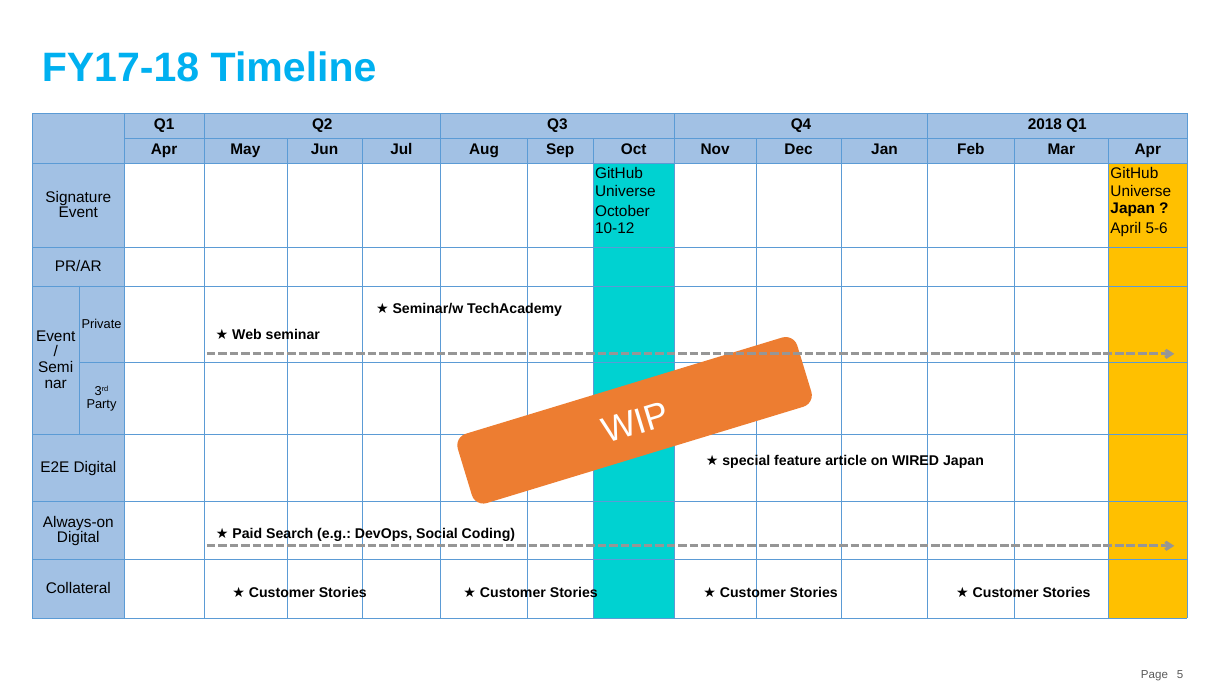
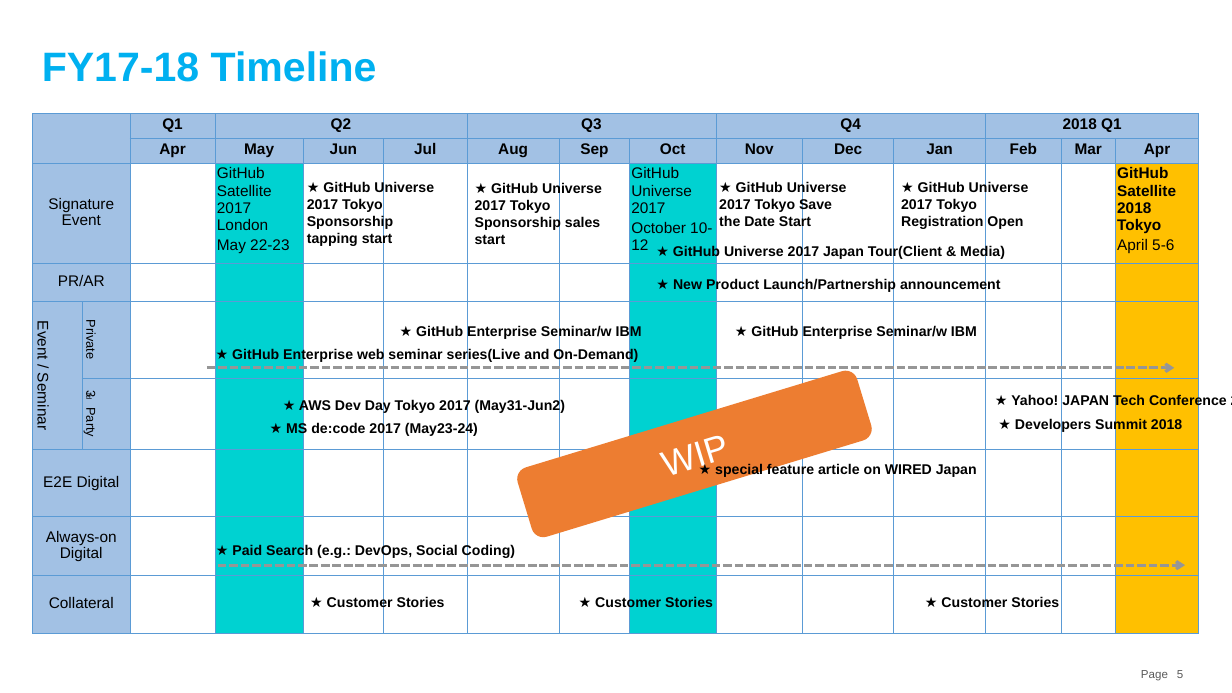
Before and after one commit to souebina/GitHub-Japan-Marketing-Plan, a slide deck: slide 5 of GitHub Japan Marketing Strategy.pptx. Drawn at 1232x693 pixels with LibreOffice and Linux fonts; fonts in the diff are those of the drawing. Boxes give left, top, right and bottom in pixels: in the first picture for what was removed or moved away, otherwise in the second. Text is boxed around its words. In the diff, an @@ line names an element or a change of style, - is before the commit and + after.

Commit message:
Update calendar

```diff
--- a/GitHub Japan Marketing Strategy.pptx
+++ b/GitHub Japan Marketing Strategy.pptx
@@ table at [32, 114, 1199, 634] @@
-row 3: Signature Event |  |  |  |  |  |  |  | GitHub Universe / October 10-12 |  |  |  |  |  | GitHub Universe Japan ? / April 5-6
+row 3: Signature Event |  |  | GitHub Satellite 2017 London / May 22-23 |  |  |  |  | GitHub Universe 2017 / October 10-12 |  |  |  |  |  | GitHub Satellite 2018 Tokyo / April 5-6
@@ fill #FFFFFF to #00D2D1 in 7 cells @@
@@ table: place and size @@
-table at [32, 114, 1188, 618]
+table at [32, 114, 1199, 634]
@@ text added at [307, 181, 434, 247], 11 pt, text #000000, bold @@
+★ GitHub Universe
+2017 Tokyo Sponsorship tapping start
@@ text added at [475, 182, 602, 244], 11 pt, text #000000, bold @@
+★ GitHub Universe
+2017 Tokyo Sponsorship sales start
@@ text added at [719, 181, 847, 230], 11 pt, text #000000, bold @@
+★ GitHub Universe
+2017 Tokyo Save the Date Start
@@ text added at [901, 181, 1029, 229], 11 pt, text #000000, bold @@
+★ GitHub Universe
+2017 Tokyo Registration Open
@@ text added at [673, 245, 1005, 260], 11 pt, text #000000, bold @@
+★ GitHub Universe 2017 Japan Tour(Client & Media)
@@ text added at [673, 278, 1001, 293], 11 pt, text #000000, bold @@
+★ New Product Launch/Partnership announcement
@@ text at [416, 325, 642, 340]: text changed @@
-★ Seminar/w TechAcademy
+★ GitHub Enterprise Seminar/w IBM
@@ text added at [751, 325, 977, 340], 11 pt, text #000000, bold @@
+★ GitHub Enterprise Seminar/w IBM
@@ text at [232, 348, 638, 363]: text changed @@
-★ Web seminar
+★ GitHub Enterprise web seminar series(Live and On-Demand)
@@ arrow moved from (207, 354) - (1175, 354) to (207, 368) - (1175, 368) @@
@@ rounded rectangle "WIP": place and size @@
-rounded rectangle "WIP" at [455, 334, 815, 507]
+rounded rectangle "WIP" at [515, 368, 875, 540]
@@ text added at [299, 399, 565, 414], 11 pt, text #000000, bold @@
+★ AWS Dev Day Tokyo 2017 (May31-Jun2)
@@ text added at [1011, 393, 1227, 408], 11 pt, text #000000, bold @@
+★ Yahoo! JAPAN Tech Conference 2018
@@ text added at [1015, 417, 1182, 432], 11 pt, text #000000, bold @@
+★ Developers Summit 2018
@@ text added at [286, 422, 478, 437], 11 pt, text #000000, bold @@
+★ MS de:code 2017 (May23-24)
@@ text "★ special feature article on ...": place and size @@
-text "★ special feature article on ..." at [722, 454, 984, 469]
+text "★ special feature article on ..." at [715, 463, 977, 478]
@@ text "★ Paid Search (e.g.: DevOps, ...": place and size @@
-text "★ Paid Search (e.g.: DevOps, ..." at [232, 526, 515, 541]
+text "★ Paid Search (e.g.: DevOps, ..." at [232, 543, 515, 558]
@@ arrow moved from (207, 546) - (1175, 546) to (217, 566) - (1186, 566) @@
@@ text "★ Customer Stories": place and size @@
-text "★ Customer Stories" at [249, 585, 367, 600]
+text "★ Customer Stories" at [327, 596, 445, 611]
@@ text "★ Customer Stories": place and size @@
-text "★ Customer Stories" at [480, 585, 598, 600]
+text "★ Customer Stories" at [595, 596, 713, 611]
@@ text "★ Customer Stories": place and size @@
-text "★ Customer Stories" at [720, 585, 838, 600]
+text "★ Customer Stories" at [941, 596, 1059, 611]
@@ text removed at [973, 585, 1091, 600] @@
-★ Customer Stories
```
